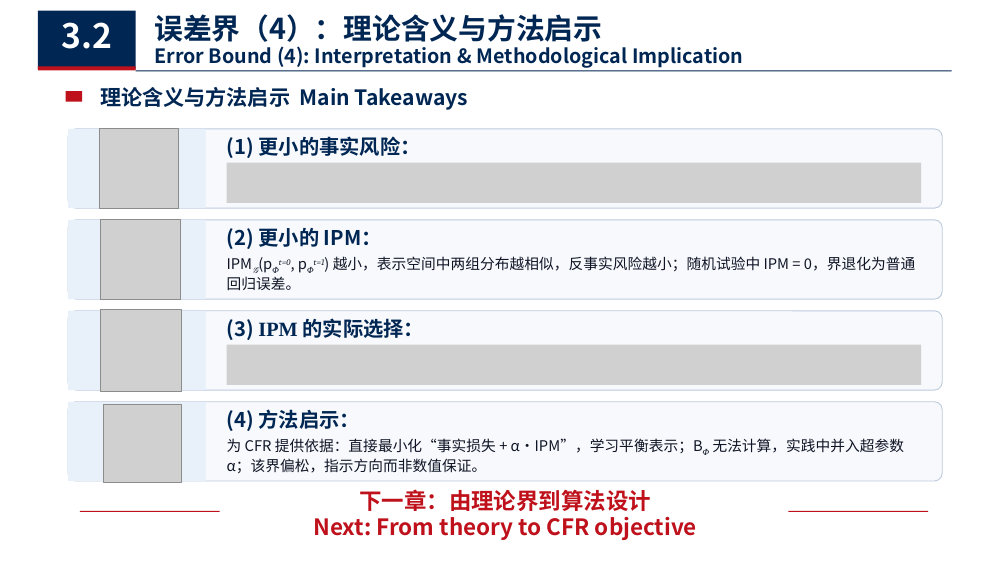
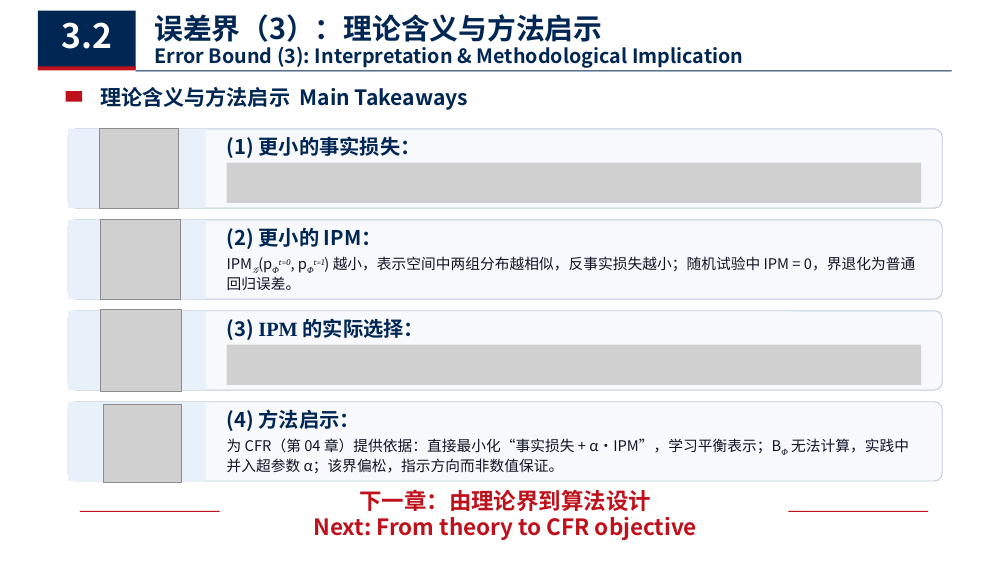
Before and after one commit to chanearly2002/Stastical_Computing, a slide deck: slide 19 of 个体处理效应估计.pptx. Drawn at 1008x567 pixels with LibreOffice and Linux fonts; fonts in the diff are those of the drawing; grey boxes stand for pictures. Boxes give left, top, right and bottom in pixels: in the first picture for what was removed or moved away, otherwise in the second. Text is boxed around its words. In the diff, an @@ line names an element or a change of style, - is before the commit and + after.

```diff
--- a/个体处理效应估计.pptx
+++ b/个体处理效应估计.pptx
@@ text at (154, 14, 602, 47): text changed @@
-误差界（4）：理论含义与方法启示
+误差界（3）：理论含义与方法启示
@@ text at (154, 46, 743, 68): text changed @@
-Error Bound (4): Interpretation & Methodological Implication
+Error Bound (3): Interpretation & Methodological Implication
@@ text at (227, 136, 420, 158): text changed @@
-(1) 更小的事实风险：
+(1) 更小的事实损失：
@@ text at (227, 256, 915, 290): text changed @@
-IPM𝒢(pΦt=0, pΦt=1) 越小，表示空间中两组分布越相似，反事实风险越小；随机试验中 IPM = 0，界退化为普通回归误差。
+IPM𝒢(pΦt=0, pΦt=1) 越小，表示空间中两组分布越相似，反事实损失越小；随机试验中 IPM = 0，界退化为普通回归误差。
@@ text at (227, 438, 909, 473): text changed @@
-为 CFR 提供依据：直接最小化“事实损失 + α·IPM”，学习平衡表示；BΦ 无法计算，实践中并入超参数 α；该界偏松，指示方向而非数值保证。
+为 CFR（第 04 章）提供依据：直接最小化“事实损失 + α·IPM”，学习平衡表示；BΦ 无法计算，实践中并入超参数 α；该界偏松，指示方向而非数值保证。
```
Also in this commit, not shown: 11 other slides changed, 1 other file.
